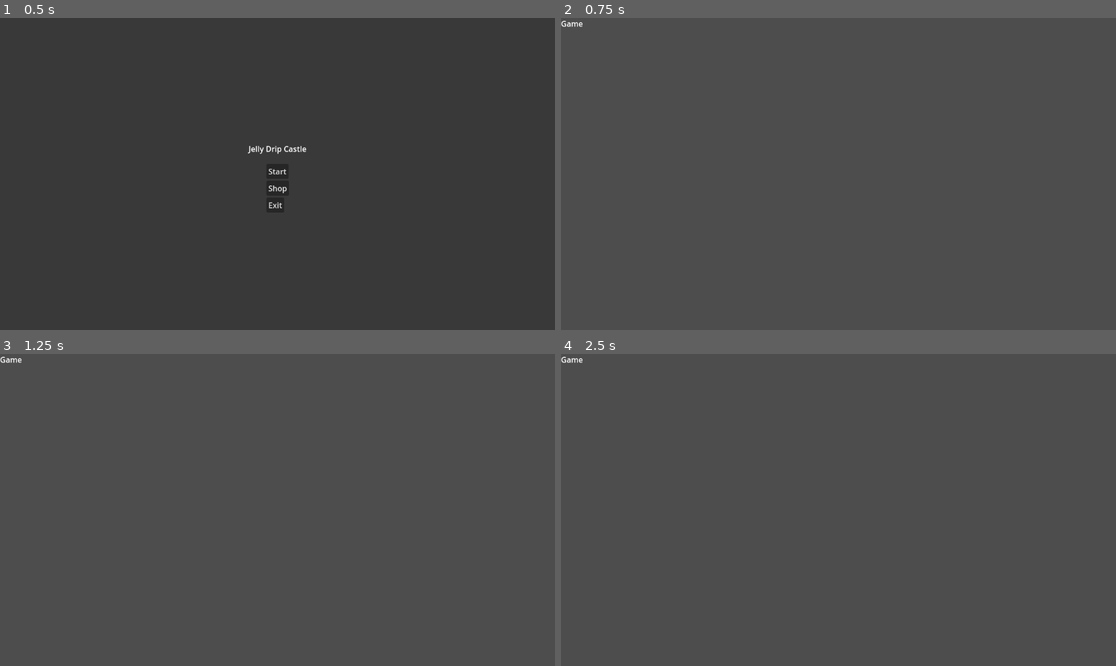
Above: before the commit, frames 1-4 (two rows, left to right).
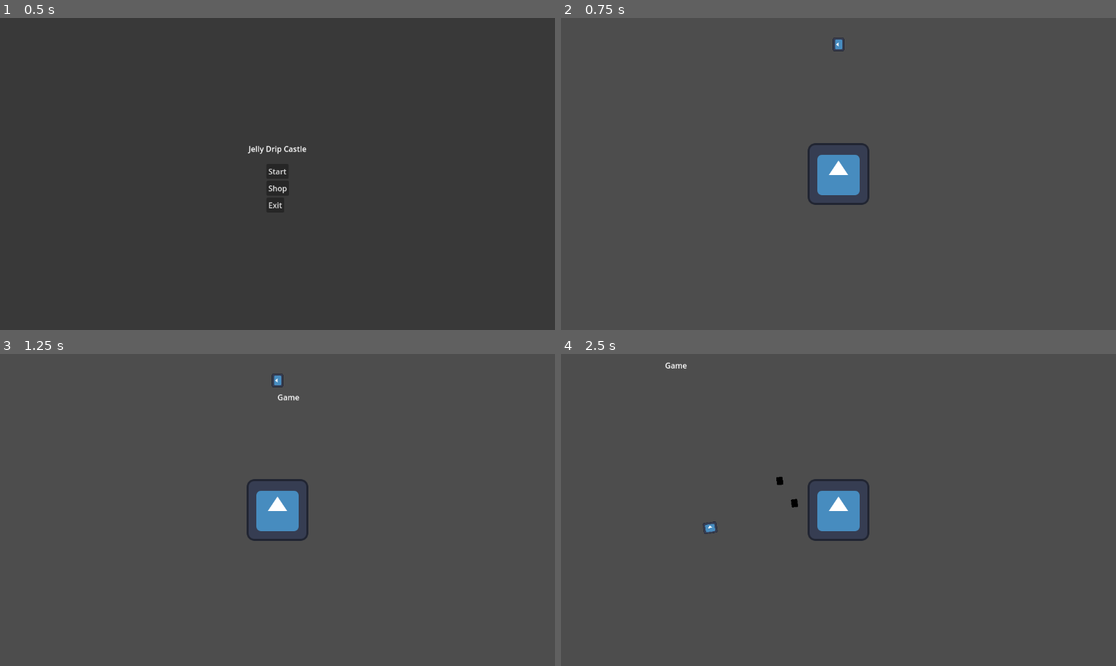
Above: after the commit, the same moments.

Repository: ironcutterstudios/jellydripcastle
Game: Godot game, scene res://scenes/Main Scene/main.tscn
Two runs of this game, one before a commit and one after it. Both use one fixed random seed, a clock stepped at 60 frames per second and the inputs below. The engine's default icon, where the game draws it, is replaced by a stand-in: a white triangle on a blue panel in a dark square.
Inputs (mouse positions are in pixels of both pictures, inside the frame that each line leads up to):
- Up to frame 1 (0.5 s): no input
- Up to frame 2 (0.75 s): click "Start" at 0.5 s
- Up to frame 3 (1.25 s): no input
- Up to frame 4 (2.5 s): tap Enter at 1.25 s; move the mouse to (960, 494) at 1.27 s; press the mouse at (960, 494) at 1.28 s; hold D (move_right, bound only after the commit) from 1.28 s (still down); tap Space (jump, bound only after the commit) at 1.52, 1.55, 1.82, 2.1, 2.27 s; move the mouse to (727, 525) at 2.02 s; release the mouse at (727, 525) at 2.03 s; click (727, 525) at 2.3 s

Frame 1 is identical in both runs. In frame 2, 1.4% of the frame differs, in the area x 0-56%, y 0-60%; in frame 3, 1.4%; in frame 4, 1.5%.

Commit message:
Gun and Bullet Basic Functionality

Diff:
--- /dev/null
+++ b/jellydripcastle/components/Health Component/health_component.gd
@@ -0,0 +1,29 @@
+class_name HealthComponent
+
+extends Node
+
+## Max health of entity
+@export var max_health : float = 10.0
+
+## Current health of entity
+@export var current_health : float
+
+## Entity
+@export var body : CharacterBody2D
+
+func _ready() -> void:
+	current_health = max_health
+	print("current health : " + str(current_health))
+
+func take_damage(damage : float):
+	current_health -= damage
+	if current_health <= 0:
+		die()
+
+func heal(heal_amount : float):
+	current_health += heal_amount
+	if current_health > max_health:
+		current_health = max_health
+
+func die():
+	body.call_deferred("queue_free")
--- /dev/null
+++ b/jellydripcastle/components/Health Component/health_component.tscn
@@ -0,0 +1,6 @@
+[gd_scene load_steps=2 format=3 uid="uid://0w768jtn0w5y"]
+
+[ext_resource type="Script" path="res://components/Health Component/health_component.gd" id="1_seces"]
+
+[node name="HealthComponent" type="Node"]
+script = ExtResource("1_seces")
--- /dev/null
+++ b/jellydripcastle/entities/player/gun/bullet/bullet.gd
@@ -0,0 +1,20 @@
+class_name Bullet
+extends Area2D
+
+signal enemy_hit
+
+@export var SPEED : int = 200
+
+func _physics_process(delta: float) -> void:
+	self.position += transform.x * SPEED * delta
+
+func isEnemy(enemy):
+	return enemy.is_in_group("enemy")
+
+func _on_body_entered(body: Node2D) -> void:
+	if body.is_in_group("enemy"):
+		enemy_hit.connect(body.get_node("HealthComponent").on_enemy_hit)
+		emit_signal("enemy_hit")
+
+func destroy_projectile():
+	call_deferred("queue_free")
--- /dev/null
+++ b/jellydripcastle/entities/player/gun/bullet/bullet.tscn
@@ -0,0 +1,20 @@
+[gd_scene load_steps=4 format=3 uid="uid://c1lv845fskvgx"]
+
+[ext_resource type="Script" path="res://entities/player/gun/bullet/bullet.gd" id="1_8ongu"]
+[ext_resource type="Texture2D" uid="uid://c7mmwgy6bxxr2" path="res://icon.svg" id="1_epkuy"]
+
+[sub_resource type="RectangleShape2D" id="RectangleShape2D_3p16k"]
+size = Vector2(16, 18)
+
+[node name="Bullet" type="Area2D"]
+script = ExtResource("1_8ongu")
+
+[node name="Sprite2D" type="Sprite2D" parent="."]
+modulate = Color(0, 0, 0, 1)
+scale = Vector2(0.102595, 0.128826)
+texture = ExtResource("1_epkuy")
+
+[node name="CollisionShape2D" type="CollisionShape2D" parent="."]
+shape = SubResource("RectangleShape2D_3p16k")
+
+[connection signal="body_entered" from="." to="." method="_on_body_entered"]
--- /dev/null
+++ b/jellydripcastle/entities/player/gun/gun.gd
@@ -0,0 +1,14 @@
+class_name Gun
+extends Node2D
+
+## Marker to maintain pivot point
+@export var gun_pivot : Marker2D
+## Weapon sprite
+@export var gun_sprite : Sprite2D
+
+func _process(delta: float) -> void:
+	gun_pivot.rotation = get_angle_to(get_global_mouse_position())
+	if gun_pivot.rotation_degrees < -90 || gun_pivot.rotation_degrees > 90 :
+		gun_sprite.flip_v = true
+	else:
+		gun_sprite.flip_v = false
--- /dev/null
+++ b/jellydripcastle/entities/player/gun/gun.tscn
@@ -0,0 +1,16 @@
+[gd_scene load_steps=3 format=3 uid="uid://dcixsylpwfdsq"]
+
+[ext_resource type="Script" path="res://entities/player/gun/gun.gd" id="1_2s8ye"]
+[ext_resource type="Texture2D" uid="uid://c7mmwgy6bxxr2" path="res://icon.svg" id="2_3bldr"]
+
+[node name="Gun" type="Node2D" node_paths=PackedStringArray("gun_pivot", "gun_sprite")]
+script = ExtResource("1_2s8ye")
+gun_pivot = NodePath("Gun Pivot")
+gun_sprite = NodePath("Gun Pivot/Sprite2D")
+
+[node name="Gun Pivot" type="Marker2D" parent="."]
+
+[node name="Sprite2D" type="Sprite2D" parent="Gun Pivot"]
+position = Vector2(269, 0)
+scale = Vector2(0.222163, 0.182348)
+texture = ExtResource("2_3bldr")
--- /dev/null
+++ b/jellydripcastle/entities/player/player.gd
@@ -0,0 +1,30 @@
+extends CharacterBody2D
+
+
+@export var SPEED = 300.0
+@export var JUMP_VELOCITY = -400.0
+@export var BULLET : String
+
+func _input(event: InputEvent) -> void:
+	if event.is_action_pressed("shoot"):
+		shoot()
+
+func _physics_process(delta: float) -> void:
+	if not is_on_floor():
+		velocity += get_gravity() * delta
+
+	if Input.is_action_just_pressed("jump") and is_on_floor():
+		velocity.y = JUMP_VELOCITY
+
+	var direction := Input.get_axis("move_left", "move_right")
+	if direction:
+		velocity.x = direction * SPEED
+	else:
+		velocity.x = move_toward(velocity.x, 0, SPEED)
+
+	move_and_slide()
+
+func shoot():
+	var bullet = load(BULLET).instantiate()
+	get_parent().add_child(bullet)
+	bullet.transform = Transform2D(self.get_local_mouse_position().angle(), self.position)
--- /dev/null
+++ b/jellydripcastle/entities/player/player.tscn
@@ -0,0 +1,26 @@
+[gd_scene load_steps=6 format=3 uid="uid://4g1oy4t21hcg"]
+
+[ext_resource type="Script" path="res://entities/player/player.gd" id="1_6g30s"]
+[ext_resource type="PackedScene" uid="uid://0w768jtn0w5y" path="res://components/Health Component/health_component.tscn" id="1_ocg1o"]
+[ext_resource type="Texture2D" uid="uid://c7mmwgy6bxxr2" path="res://icon.svg" id="1_s3o1u"]
+[ext_resource type="PackedScene" uid="uid://dcixsylpwfdsq" path="res://entities/player/gun/gun.tscn" id="4_og3nm"]
+
+[sub_resource type="RectangleShape2D" id="RectangleShape2D_tx6gl"]
+size = Vector2(130, 128)
+
+[node name="Player" type="CharacterBody2D"]
+script = ExtResource("1_6g30s")
+BULLET = "res://entities/player/gun/bullet/bullet.tscn"
+
+[node name="Player Sprite" type="Sprite2D" parent="."]
+texture = ExtResource("1_s3o1u")
+
+[node name="Collider" type="CollisionShape2D" parent="."]
+shape = SubResource("RectangleShape2D_tx6gl")
+
+[node name="HealthComponent" parent="." node_paths=PackedStringArray("body") instance=ExtResource("1_ocg1o")]
+body = NodePath("..")
+
+[node name="Player Center" type="Marker2D" parent="."]
+
+[node name="Gun" parent="Player Center" instance=ExtResource("4_og3nm")]
--- a/jellydripcastle/project.godot
+++ b/jellydripcastle/project.godot
@@ -15,6 +15,29 @@
 config/features=PackedStringArray("4.3", "GL Compatibility")
 config/icon="res://icon.svg"
 
+[input]
+
+move_left={
+"deadzone": 0.5,
+"events": [Object(InputEventKey,"resource_local_to_scene":false,"resource_name":"","device":-1,"window_id":0,"alt_pressed":false,"shift_pressed":false,"ctrl_pressed":false,"meta_pressed":false,"pressed":false,"keycode":0,"physical_keycode":65,"key_label":0,"unicode":97,"location":0,"echo":false,"script":null)
+]
+}
+move_right={
+"deadzone": 0.5,
+"events": [Object(InputEventKey,"resource_local_to_scene":false,"resource_name":"","device":-1,"window_id":0,"alt_pressed":false,"shift_pressed":false,"ctrl_pressed":false,"meta_pressed":false,"pressed":false,"keycode":0,"physical_keycode":68,"key_label":0,"unicode":100,"location":0,"echo":false,"script":null)
+]
+}
+jump={
+"deadzone": 0.5,
+"events": [Object(InputEventKey,"resource_local_to_scene":false,"resource_name":"","device":-1,"window_id":0,"alt_pressed":false,"shift_pressed":false,"ctrl_pressed":false,"meta_pressed":false,"pressed":false,"keycode":0,"physical_keycode":32,"key_label":0,"unicode":32,"location":0,"echo":false,"script":null)
+]
+}
+shoot={
+"deadzone": 0.5,
+"events": [Object(InputEventMouseButton,"resource_local_to_scene":false,"resource_name":"","device":-1,"window_id":0,"alt_pressed":false,"shift_pressed":false,"ctrl_pressed":false,"meta_pressed":false,"button_mask":1,"position":Vector2(139, 15),"global_position":Vector2(148, 61),"factor":1.0,"button_index":1,"canceled":false,"pressed":true,"double_click":false,"script":null)
+]
+}
+
 [rendering]
 
 renderer/rendering_method="gl_compatibility"
--- a/jellydripcastle/scenes/Game/main_game.tscn
+++ b/jellydripcastle/scenes/Game/main_game.tscn
@@ -1,8 +1,23 @@
-[gd_scene format=3 uid="uid://ckycts0nkwthr"]
+[gd_scene load_steps=3 format=3 uid="uid://ckycts0nkwthr"]
 
-[node name="MainGame" type="Node"]
+[ext_resource type="PackedScene" uid="uid://4g1oy4t21hcg" path="res://entities/player/player.tscn" id="1_20h4g"]
+
+[sub_resource type="WorldBoundaryShape2D" id="WorldBoundaryShape2D_i5nxc"]
+
+[node name="MainGame" type="Node2D"]
 
 [node name="Label" type="Label" parent="."]
 offset_right = 40.0
 offset_bottom = 23.0
 text = "Game"
+
+[node name="Player" parent="." instance=ExtResource("1_20h4g")]
+
+[node name="Camera2D" type="Camera2D" parent="Player"]
+
+[node name="Ground" type="StaticBody2D" parent="."]
+position = Vector2(0, 376)
+
+[node name="CollisionShape2D" type="CollisionShape2D" parent="Ground"]
+scale = Vector2(1.00898, 0.925498)
+shape = SubResource("WorldBoundaryShape2D_i5nxc")
